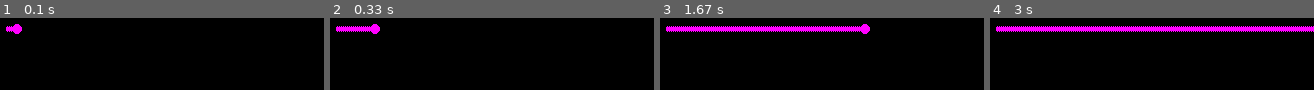
Above: before the commit, frames 1-4 (left to right).
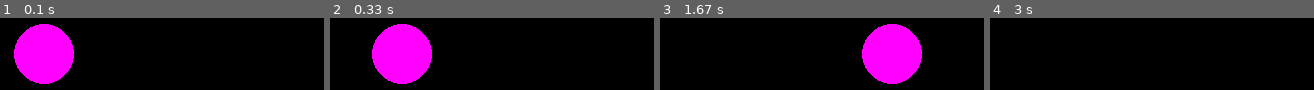
Above: after the commit, the same moments.

Repository: BasselR/MIDI-Visualizer
Game: pygame game, started from drawing.py
Same seed, same stepped clock (60 frames per second), same inputs: the game is played once before the commit and once after it.
Inputs:
- Up to frame 1 (0.1 s): no input
- Up to frame 2 (0.33 s): no input
- Up to frame 3 (1.67 s): no input
- Up to frame 4 (3 s): no input

The runs differ from the first frame. In frame 1, 12% of the frame differs, in the area x 1-23%, y 8-92%; in frame 2, 13%; in frame 3, 16%, in the area x 1-81%, y 8-92%; in frame 4, 6.8%.

Commit message:
Fixed bug related to background refresh

Diff:
--- a/drawing.py
+++ b/drawing.py
@@ -20,7 +20,7 @@
 
 class Ball(object):
     """this is not a native pygame sprite but instead a pygame surface"""
-    def __init__(self, radius = 5, color=(255,0,255), x=320, y=240):
+    def __init__(self, radius = 30, color=(255,0,255), x=320, y=240):
         """create a (black) surface and paint a blue ball on it"""
         self.radius = radius
         self.color = color
@@ -49,7 +49,7 @@
     #x += vx
     myBall.x += 2
     screen.blit(background, (0, 0))
-    myBall.blit(background)
+    myBall.blit(screen)
     #pygame.draw.circle(screen, (255, 0, 0), (x, y), 30)
 
     if(x + 30 > screenRect.width or x - 30 < 0):
